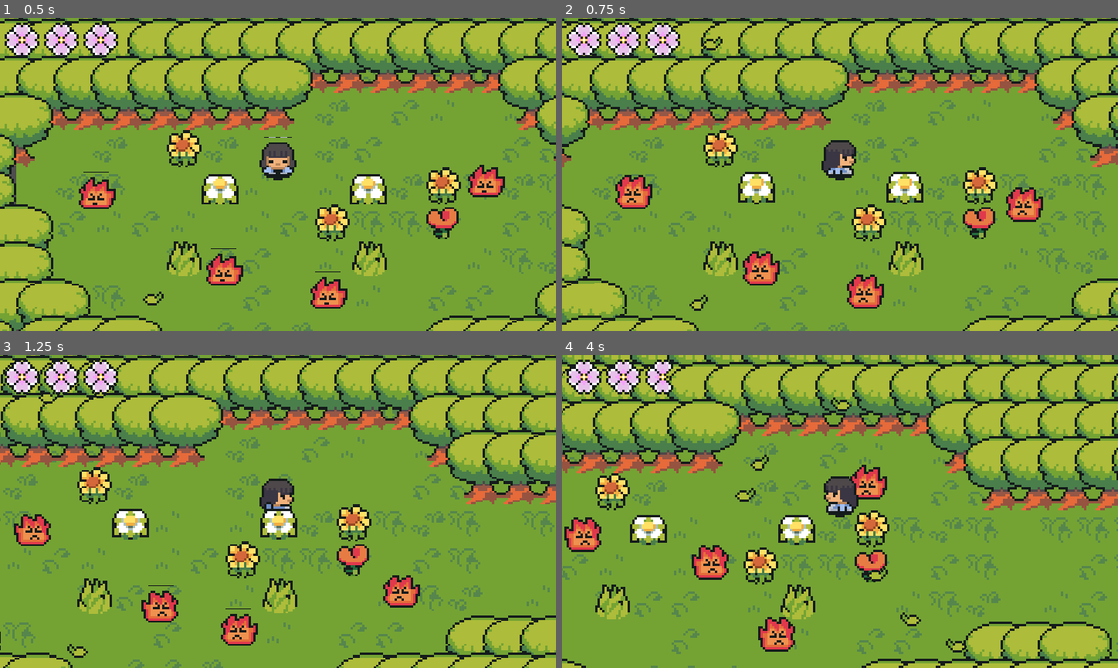
Above: before the commit, frames 1-4 (two rows, left to right).
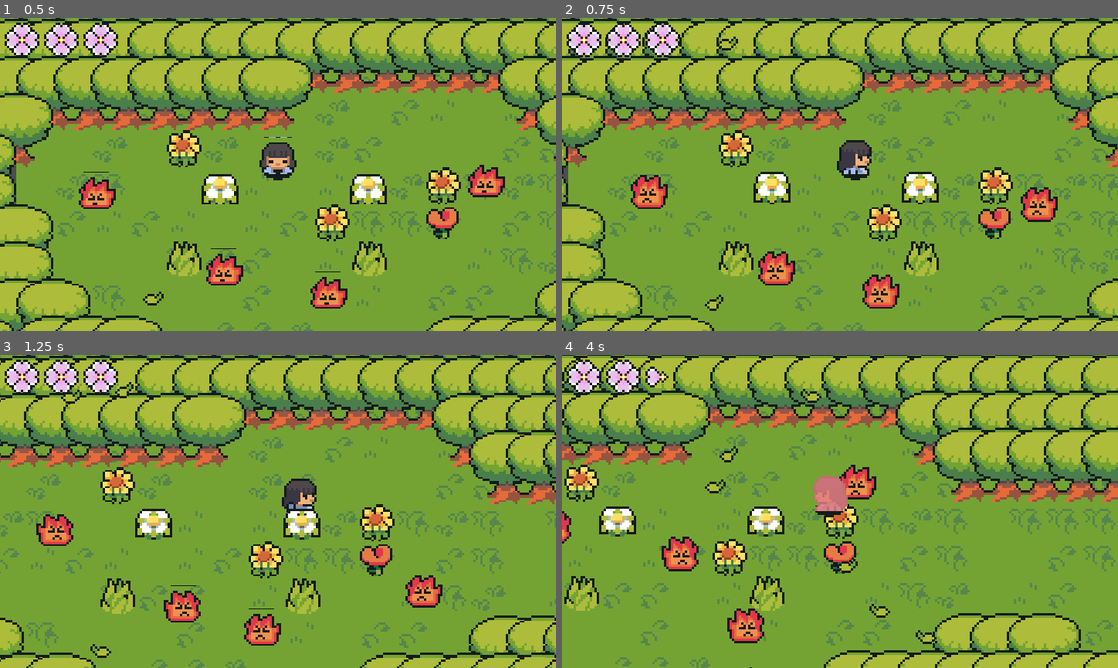
Above: after the commit, the same moments.

Repository: gynura/to_you
Game: Godot game, scene res://scenes/maps/world.tscn
The game is run twice, just before and just after one commit, with the same random seed, the same clock (stepped at 60 frames per second) and the same inputs.
Inputs:
- Up to frame 1 (0.5 s): no input
- Up to frame 2 (0.75 s): hold D (ui_right) from 0.53 s (still down); tap E (interact_button) at 0.6 s
- Up to frame 3 (1.25 s): keep holding D (ui_right)
- Up to frame 4 (4 s): release D (ui_right) at 1.28 s; hold S (ui_down) 1.28-2.03 s; tap E (interact_button) every 0.75 s from 1.35 to 3.6 s; hold D (ui_right) 2.03-2.78 s; hold W (ui_up) 2.78-3.53 s; hold A (ui_left) from 3.53 s (still down)

Frame 1 is identical in both runs. In frame 2, 34% of the frame differs, in the area x 0-100%, y 0-100%; in frame 3, 36%; in frame 4, 45%.

Commit message:
invincibility when hurt + enemy collisions revamped

Diff:
--- a/scenes/UI/health_container.gd
+++ b/scenes/UI/health_container.gd
@@ -14,12 +14,10 @@
 		var flower = flowerGUIClass.instantiate()
 		add_child(flower)
 
-# Flowers begin depleted and have to be filled
-# They are filled from left to right
+# Flowers are filled from left to right
 func updateFlowers(currentHealth: int):
 	var flowers = get_children()
 	var fullFlowers = currentHealth/4
-
 	for i in range (flowers.size()):
 		if i < fullFlowers:
 			flowers[i].update(4)
--- a/scenes/enemies/flame_enemy.tscn
+++ b/scenes/enemies/flame_enemy.tscn
@@ -144,8 +144,9 @@
 [sub_resource type="RectangleShape2D" id="RectangleShape2D_1wlou"]
 size = Vector2(14, 8)
 
-[sub_resource type="RectangleShape2D" id="RectangleShape2D_lygob"]
-size = Vector2(14, 8)
+[sub_resource type="CapsuleShape2D" id="CapsuleShape2D_w3pby"]
+radius = 7.0
+height = 14.0
 
 [node name="FlameEnemy" type="CharacterBody2D"]
 z_index = 1
@@ -180,8 +181,8 @@
 [node name="HitBox" type="Area2D" parent="."]
 
 [node name="CollisionShape2D" type="CollisionShape2D" parent="HitBox"]
-position = Vector2(-0.5, -5)
-shape = SubResource("RectangleShape2D_lygob")
+position = Vector2(0, -7)
+shape = SubResource("CapsuleShape2D_w3pby")
 
 [connection signal="body_entered" from="CheckSurroundingsArea" to="." method="_on_area_2d_body_entered"]
 [connection signal="timeout" from="Timer" to="." method="_on_timer_timeout"]
--- a/scenes/player.gd
+++ b/scenes/player.gd
@@ -1,9 +1,14 @@
 extends CharacterBody2D
 
 const MAX_HEALTH = 12
+
 var speed = 55
 var animationDirection
 var currentHealth: int = 12
+# This could even come from the enemy's node so each enemy could define its own knockback
+@export var knockbackPower: int = 500
+var isHurt: bool = false
+var enemyCollisions = []
 
 signal health_change
 
@@ -21,6 +26,9 @@
 	handleInput()
 	move_and_slide()
 	updateAnimation()
+	if !isHurt:
+		for enemy in enemyCollisions:
+			enemyHit(enemy)
 
 func updateAnimation():
 	if velocity.length() == 0:
@@ -44,29 +52,41 @@
 	$Camera2D.limit_top = tilemap_rect.position.y * tilemap_cell_size.y
 	$Camera2D.limit_bottom = tilemap_rect.end.y * tilemap_cell_size.y
 
-
 func _on_doggy_pet_dog():
 	set_physics_process(false)
-	$Timer.start()
+	$ActionAnimations.start()
 	if get_parent().get_node("Doggy").position.x >= position.x:
 		$AnimationPlayer.play("pet_doggy_right")
 	else:
 		$AnimationPlayer.play("pet_doggy_left")
 
-func handleCollisions():
-	for i in get_slide_collision_count():
-		var collision = get_slide_collision(i)
-		var collider = collision.get_collider()
-		print_debug(collider.name)
-
-func _on_timer_timeout():
-	set_physics_process(true)
+func enemyHit(enemy):
+	currentHealth -= 1
+	# REMOVE LATER
+	if currentHealth <= 0:
+		currentHealth = MAX_HEALTH
+	health_change.emit()
+	isHurt = true
+	knockback(enemy.get_parent().get_velocity())
+	$EffectsAnimation.play("hurt_blink")
+	$HurtTimer.start()
 
 func _on_hurt_box_area_entered(area):
 	if area.name == "HitBox":
-		currentHealth -= 1
-		# REMOVE LATER
-		if currentHealth <= 0:
-			currentHealth = MAX_HEALTH
-		health_change.emit()
-		print_debug(currentHealth)
+		enemyCollisions.append(area)
+
+func knockback(enemyVelocity: Vector2):
+	var knockbackDirection = (enemyVelocity - velocity).normalized() * knockbackPower
+	velocity = knockbackDirection
+	move_and_slide()
+
+func _on_action_animations_timeout():
+	set_physics_process(true)
+
+func _on_hurt_timer_timeout():
+	$EffectsAnimation.play("RESET")
+	isHurt = false
+
+
+func _on_hurt_box_area_exited(area):
+	enemyCollisions.erase(area)
--- a/scenes/player.tscn
+++ b/scenes/player.tscn
@@ -156,6 +156,45 @@
 [sub_resource type="RectangleShape2D" id="RectangleShape2D_jjtv6"]
 size = Vector2(12, 8)
 
+[sub_resource type="Animation" id="Animation_t8581"]
+resource_name = "hurt_blink"
+length = 0.4
+loop_mode = 1
+step = 0.2
+tracks/0/type = "value"
+tracks/0/imported = false
+tracks/0/enabled = true
+tracks/0/path = NodePath("Sprite2D/ColorRect:color")
+tracks/0/interp = 1
+tracks/0/loop_wrap = true
+tracks/0/keys = {
+"times": PackedFloat32Array(0, 0.0001, 0.0002, 0.2),
+"transitions": PackedFloat32Array(1, 1, 1, 1),
+"update": 0,
+"values": [Color(0.756863, 0, 0, 0.721569), Color(0.756863, 0, 0, 0.721569), Color(0.756863, 0, 0, 0.721569), Color(0.992157, 0.964706, 0.988235, 1)]
+}
+
+[sub_resource type="Animation" id="Animation_la2om"]
+length = 0.001
+tracks/0/type = "value"
+tracks/0/imported = false
+tracks/0/enabled = true
+tracks/0/path = NodePath("Sprite2D/ColorRect:color")
+tracks/0/interp = 1
+tracks/0/loop_wrap = true
+tracks/0/keys = {
+"times": PackedFloat32Array(0),
+"transitions": PackedFloat32Array(1),
+"update": 0,
+"values": [Color(0.756863, 0, 0, 0)]
+}
+
+[sub_resource type="AnimationLibrary" id="AnimationLibrary_iqv87"]
+_data = {
+"RESET": SubResource("Animation_la2om"),
+"hurt_blink": SubResource("Animation_t8581")
+}
+
 [node name="player" type="CharacterBody2D"]
 z_index = 1
 y_sort_enabled = true
@@ -163,11 +202,19 @@
 script = ExtResource("1_tmc20")
 
 [node name="Sprite2D" type="Sprite2D" parent="."]
+clip_children = 2
 texture = ExtResource("1_js555")
 offset = Vector2(0, -8)
 hframes = 5
 vframes = 7
 
+[node name="ColorRect" type="ColorRect" parent="Sprite2D"]
+offset_left = -20.0
+offset_top = -25.0
+offset_right = 20.0
+offset_bottom = 15.0
+color = Color(0.756863, 0, 0, 0)
+
 [node name="AnimationPlayer" type="AnimationPlayer" parent="."]
 libraries = {
 "": SubResource("AnimationLibrary_ululp")
@@ -178,13 +225,14 @@
 shape = SubResource("RectangleShape2D_wqlhp")
 
 [node name="Camera2D" type="Camera2D" parent="."]
+position_smoothing_enabled = true
 
 [node name="Shadow" type="Sprite2D" parent="."]
 z_index = -1
 position = Vector2(0, -1)
 texture = ExtResource("2_20v04")
 
-[node name="Timer" type="Timer" parent="."]
+[node name="ActionAnimations" type="Timer" parent="."]
 wait_time = 0.75
 one_shot = true
 
@@ -194,5 +242,17 @@
 position = Vector2(0, -4)
 shape = SubResource("RectangleShape2D_jjtv6")
 
-[connection signal="timeout" from="Timer" to="." method="_on_timer_timeout"]
+[node name="EffectsAnimation" type="AnimationPlayer" parent="."]
+libraries = {
+"": SubResource("AnimationLibrary_iqv87")
+}
+
+[node name="HurtTimer" type="Timer" parent="."]
+wait_time = 0.5
+one_shot = true
+
+[connection signal="timeout" from="ActionAnimations" to="." method="_on_timer_timeout"]
+[connection signal="timeout" from="ActionAnimations" to="." method="_on_action_animations_timeout"]
 [connection signal="area_entered" from="HurtBox" to="." method="_on_hurt_box_area_entered"]
+[connection signal="area_exited" from="HurtBox" to="." method="_on_hurt_box_area_exited"]
+[connection signal="timeout" from="HurtTimer" to="." method="_on_hurt_timer_timeout"]
Not shown: 1 places in scenes/player.tscn that only renumber resources
